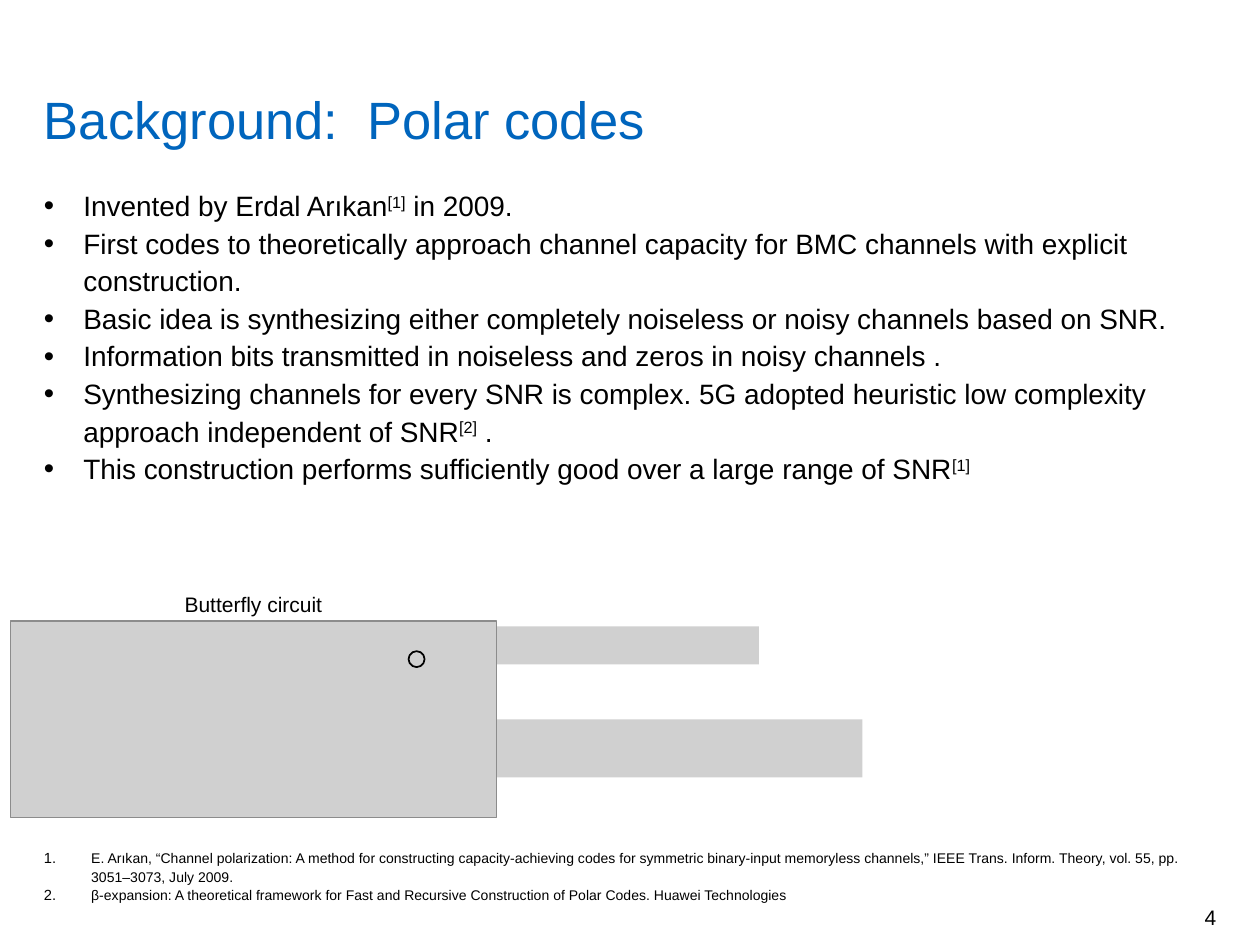
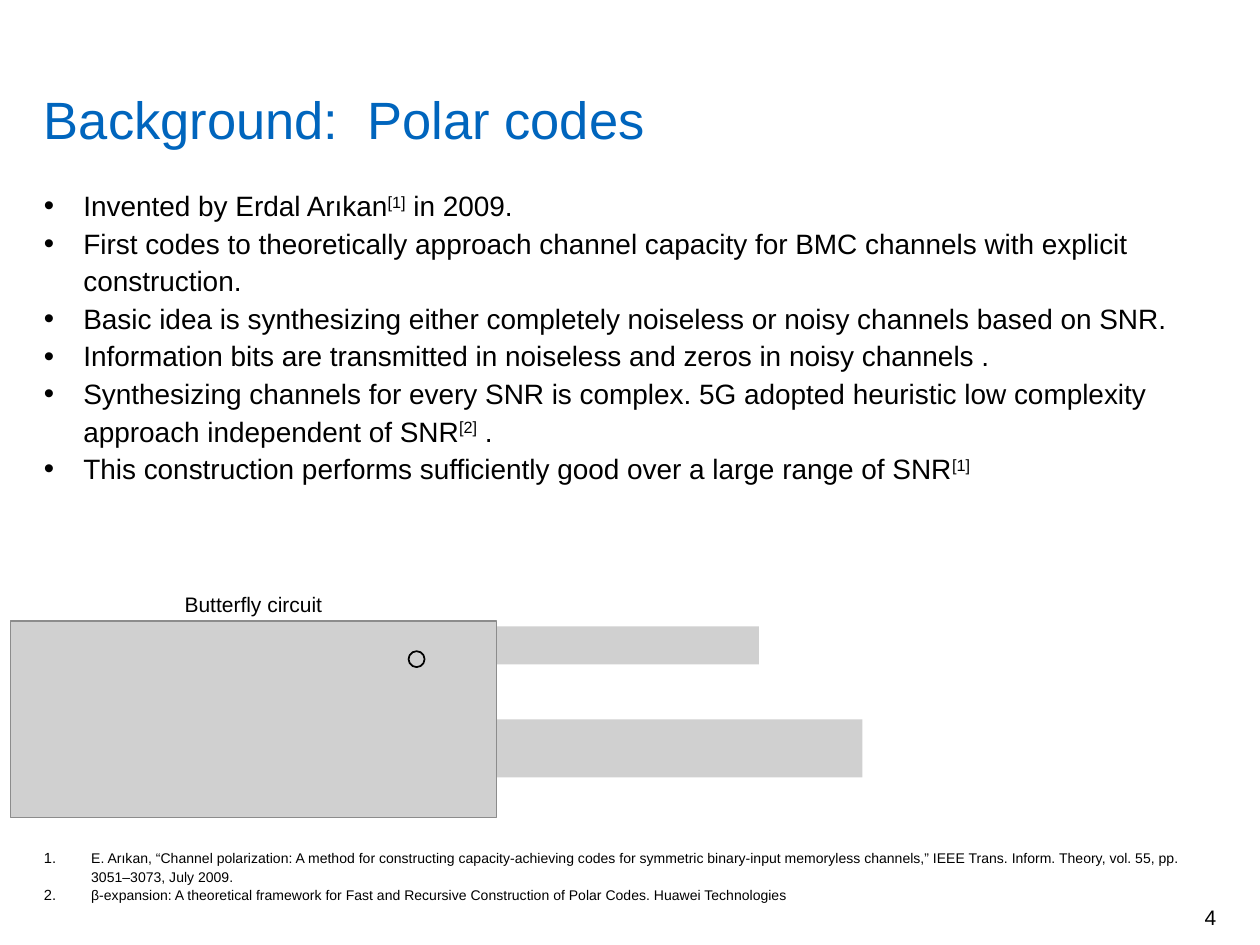
Before and after one commit to yadhu1961/thesis_5GPolorCodes, a slide deck: slide 4 of final_presentation/finalPpt1.4.pptx. Drawn at 1260x945 pixels with LibreOffice and Linux fonts; fonts in the diff are those of the drawing; grey boxes stand for pictures; background and template pictures are left out. Boxes give left, top, right and bottom in pixels: in the first picture for what was removed or moved away, otherwise in the second. Text is boxed around its words. In the diff, an @@ line names an element or a change of style, - is before the commit and + after.

```diff
--- a/final_presentation/finalPpt1.4.pptx
+++ b/final_presentation/finalPpt1.4.pptx
@@ text at [83, 345, 974, 372]: text changed @@
-• Information bits transmitted in noiseless and zeros in noisy channels .
+• Information bits are transmitted in noiseless and zeros in noisy channels .
```
Also in this commit, not shown: 4 other slides changed.
